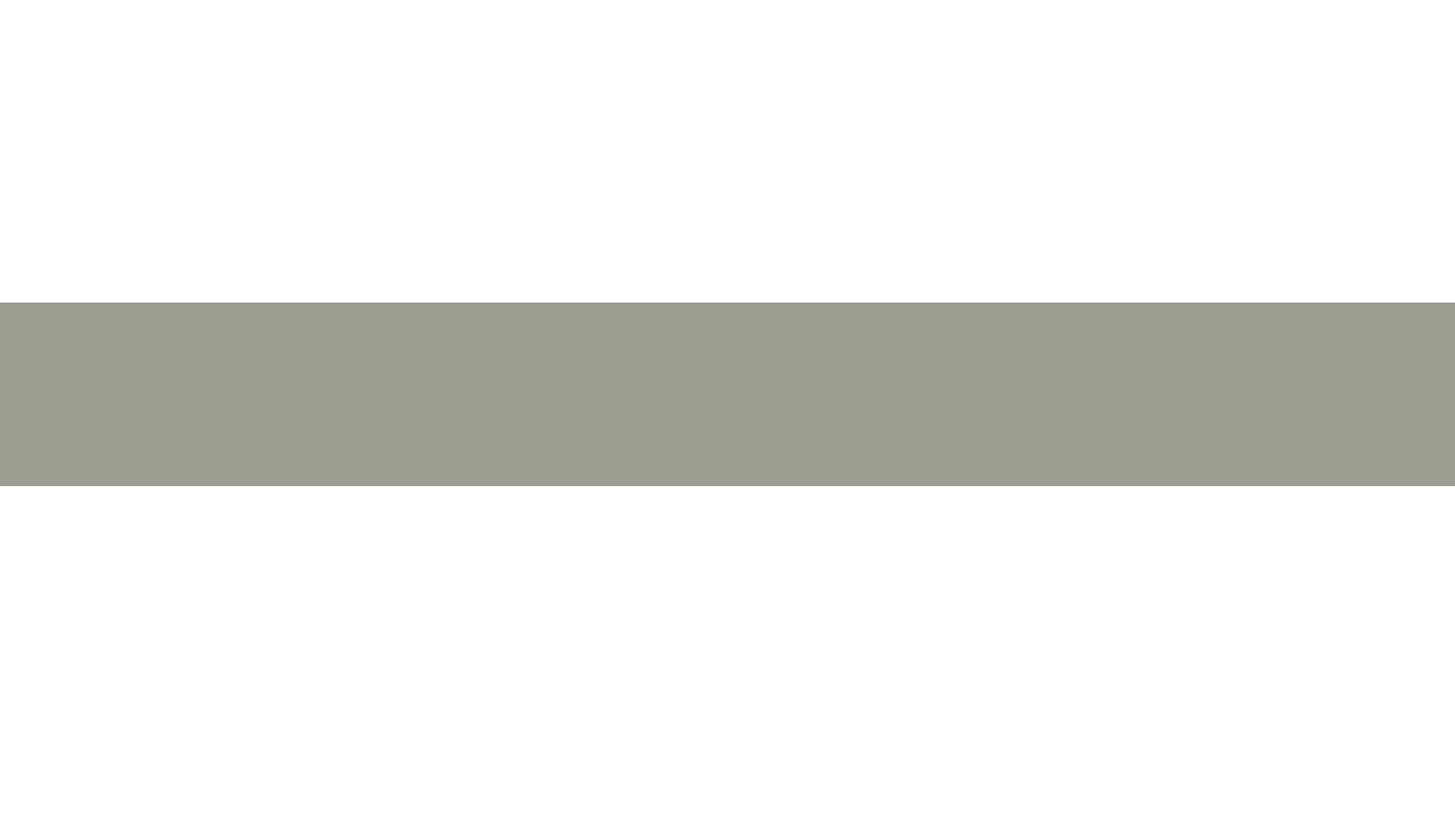
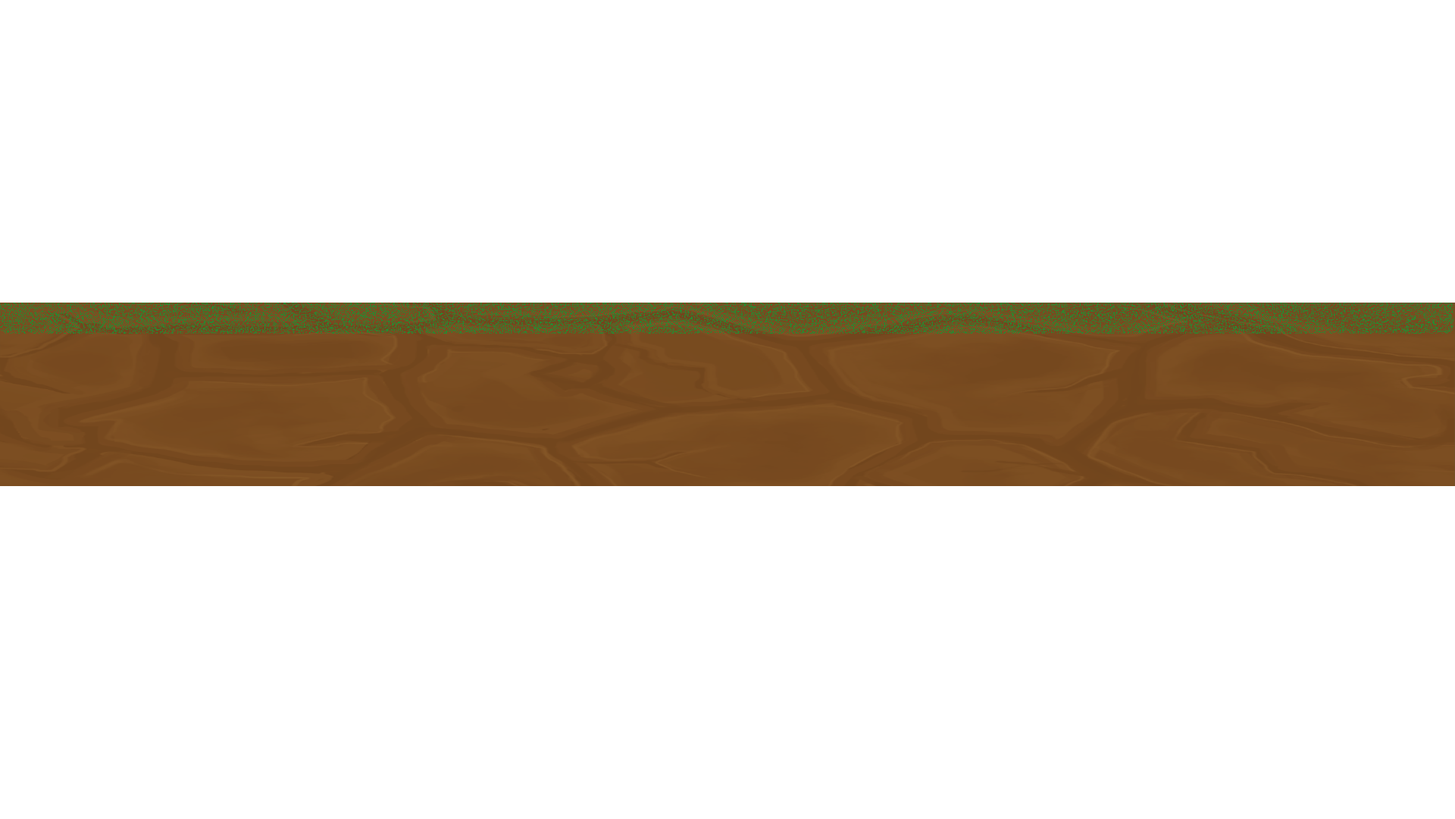
Layered file, before and after one edit (w=1455, h=819). Changes by layer:
added layer "Retângulo Arredondado 1" (dissolve) above "Camada 1" over [0, 302, 1454, 334]
added layer "Camada 1" (soft light, 60%) above "Retângulo 1" over [0, 302, 1455, 486]
painted on "Retângulo 1", unmasked it over [0, 302, 1455, 486]
